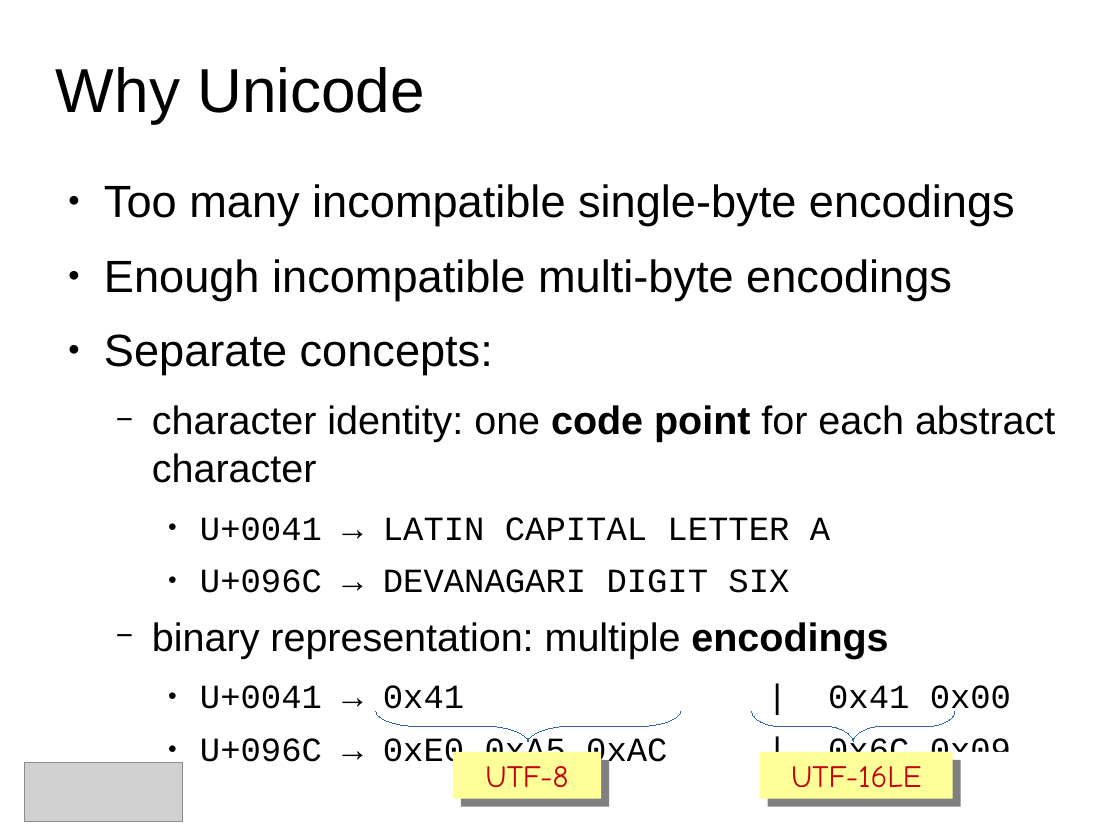
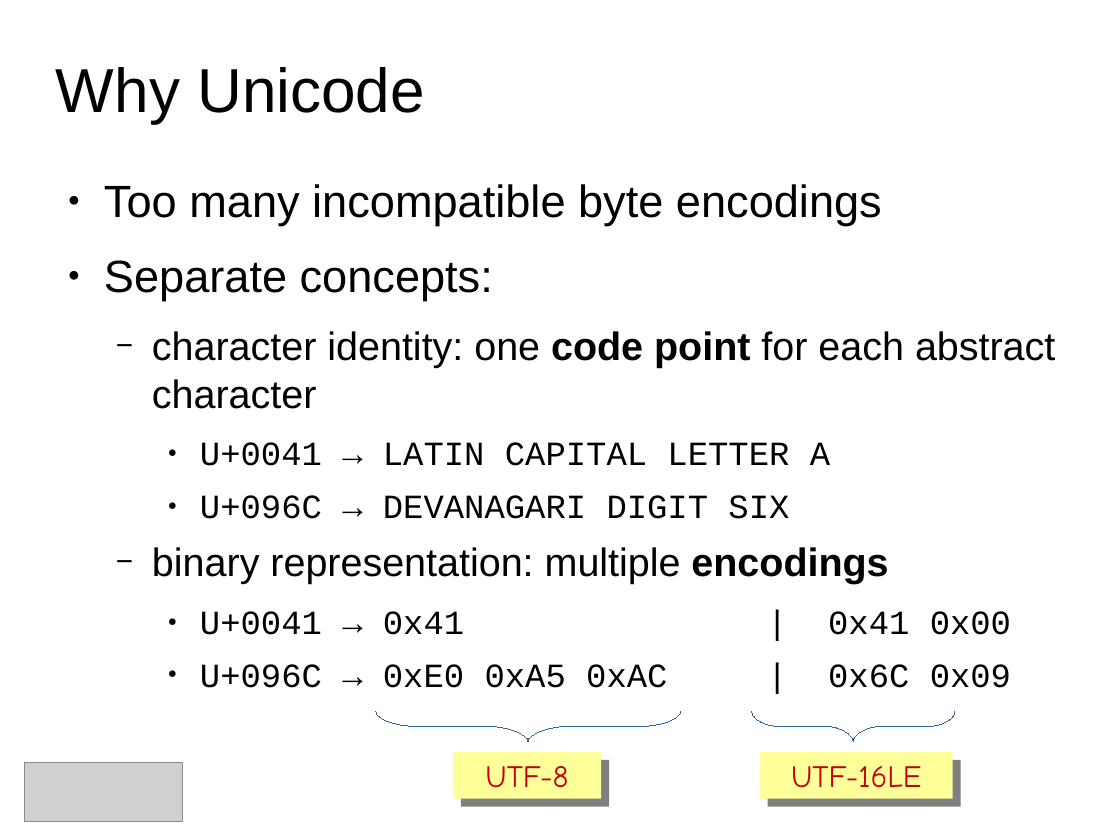
Before and after one commit to fluentpython/unicode-solutions, a slide deck: slide 4 of unicode-solutions.odp. Drawn at 1120x840 pixels with LibreOffice and Linux fonts; fonts in the diff are those of the drawing; grey boxes stand for pictures; background and template pictures are left out. Boxes give left, top, right and bottom in pixels: in the first picture for what was removed or moved away, otherwise in the second. Text is boxed around its words. In the diff, an @@ line names an element or a change of style, - is before the commit and + after.

```diff
--- a/unicode-solutions.odp
+++ b/unicode-solutions.odp
@@ text at <box>104,184,882,226</box>: text changed @@
-● Too many incompatible single-byte encodings
-● Enough incompatible multi-byte encodings
+● Too many incompatible byte encodings
```
Also in this commit, not shown: 3 other slides changed, 1 slide added, 2 other files.
